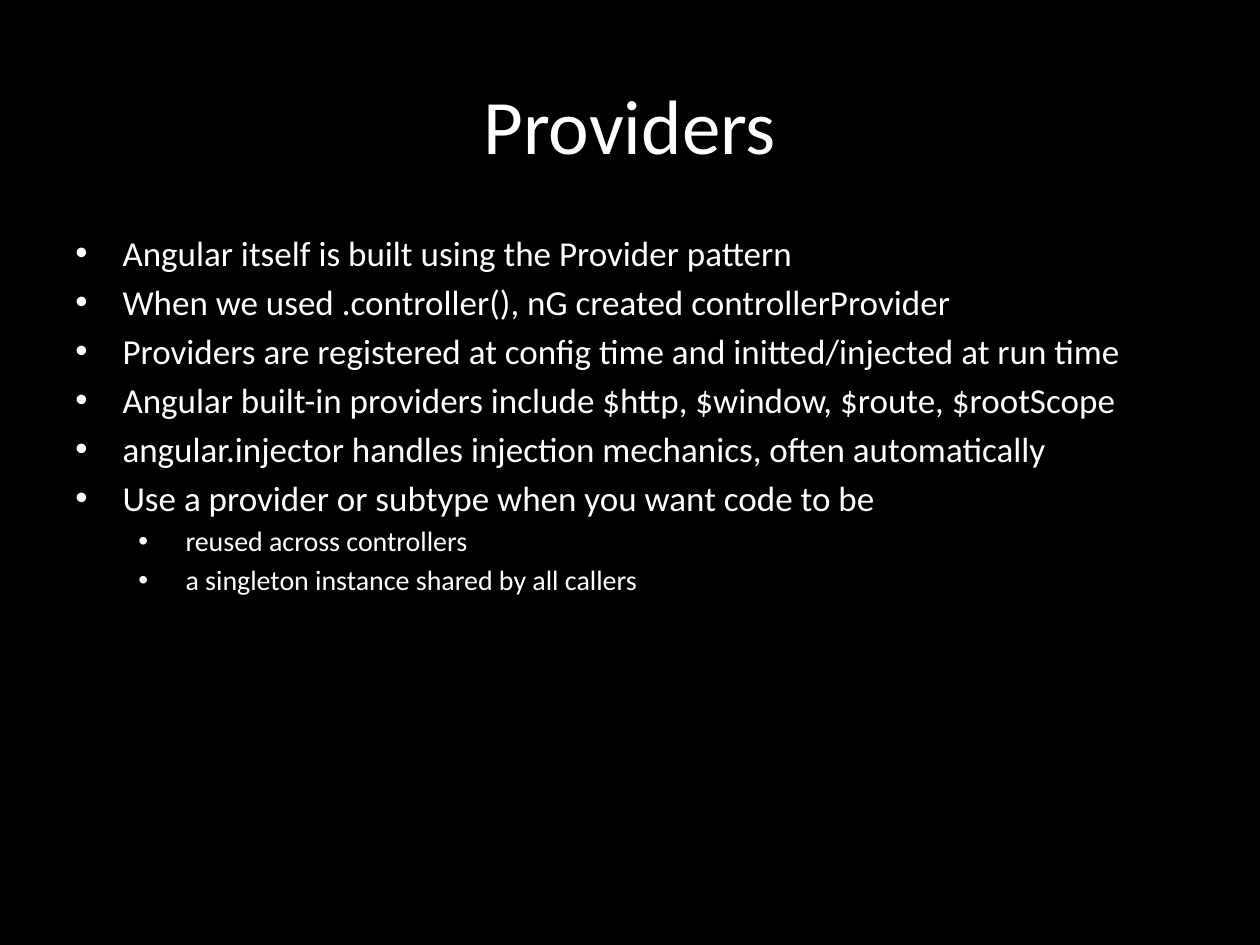
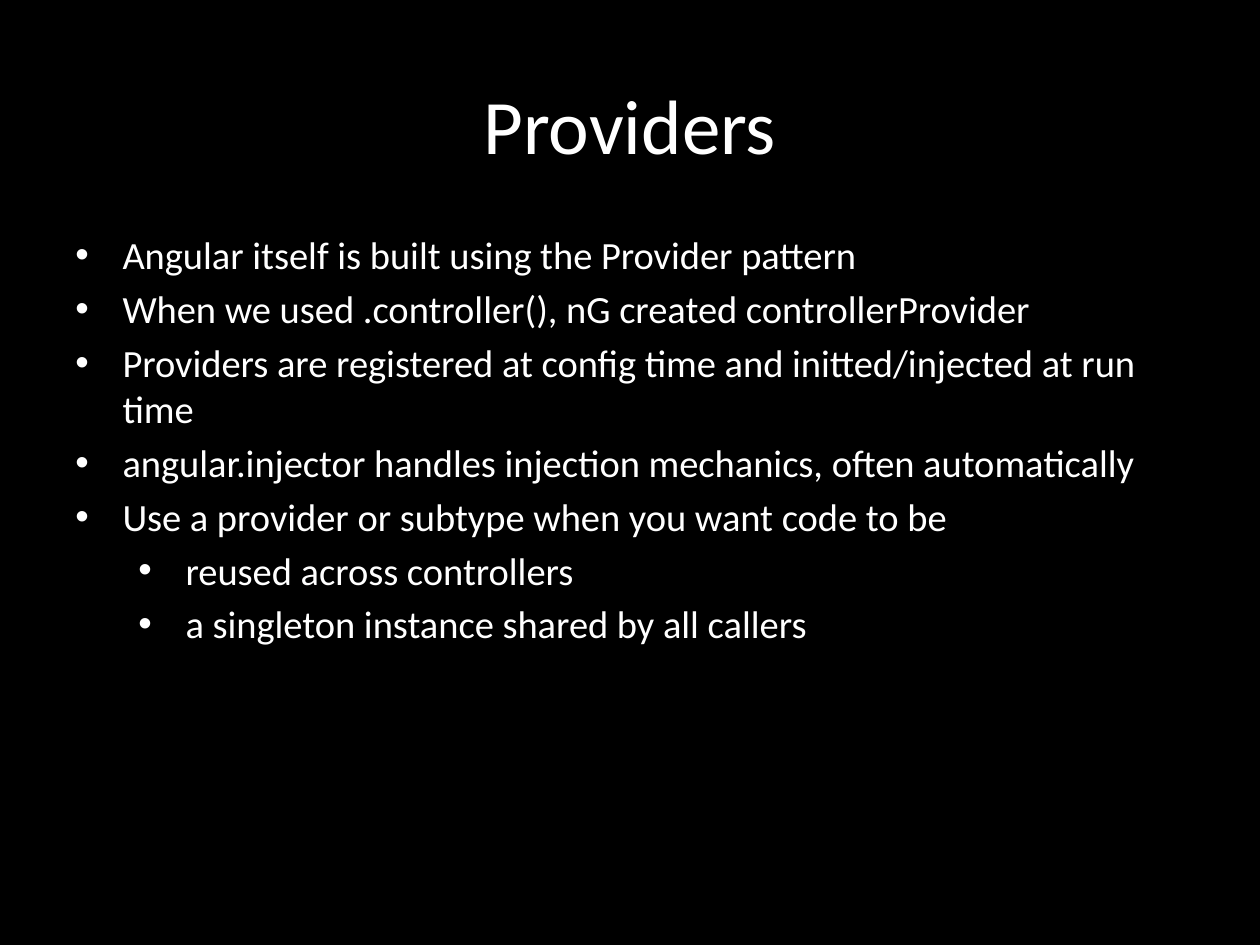
Before and after one commit to eliasjames/training-angular, a slide deck: slide 17 of slides/Angular Slides Day 2.pptx. Drawn at 1260x945 pixels with LibreOffice and Linux fonts; fonts in the diff are those of the drawing. Boxes give left, top, right and bottom in pixels: in the first picture for what was removed or moved away, otherwise in the second. Text is boxed around its words. In the diff, an @@ line names an element or a change of style, - is before the commit and + after.

```diff
--- a/slides/Angular Slides Day 2.pptx
+++ b/slides/Angular Slides Day 2.pptx
@@ subtitle "Angular itself is built using ..." at box(123, 242, 1135, 645): size 20 to 22 pt in "Angular itself is built using the Provider ...", "When we used .controller(), nG created controllerProvider", "Providers are registered at config time and ...", "angular.injector handles injection mechanics, often automati ..." and 1 more places; size 16 to 22 pt in "reused across controllers", "a singleton instance shared by all callers"; more space between paragraphs @@
@@ subtitle at box(123, 388, 1115, 419): paragraph removed @@
-• Angular built-in providers include $http, $window, $route, $rootScope
```
Also in this commit, not shown: 6 other slides changed, 1 slide added, 13 slides removed, 1 other file.
